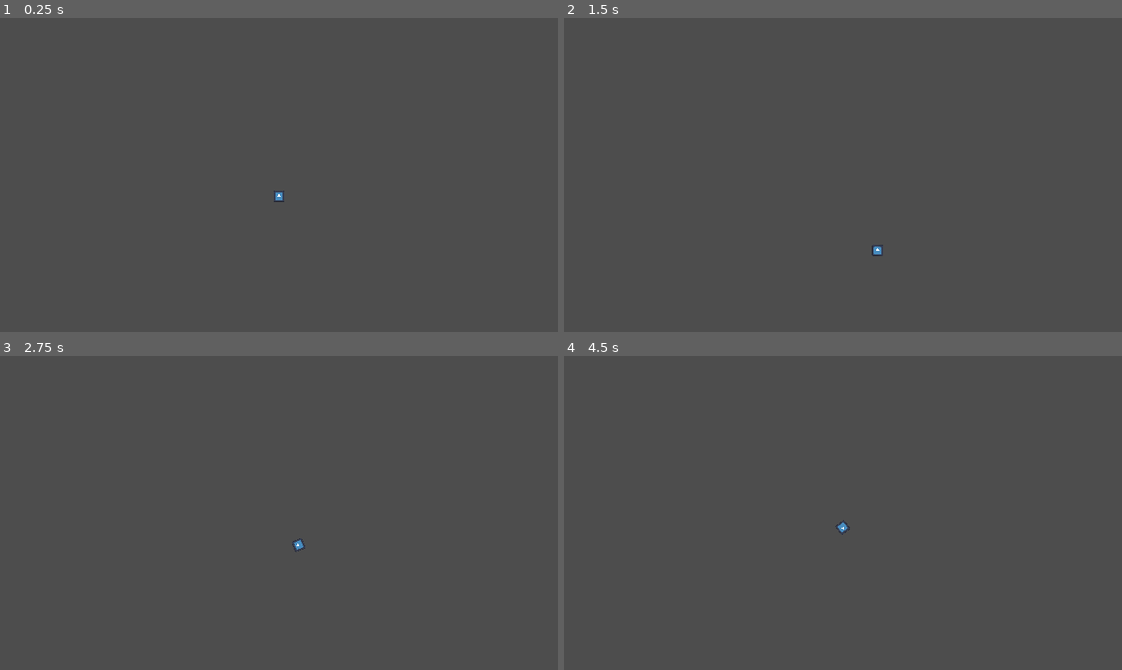
Above: before the commit, frames 1-4 (two rows, left to right).
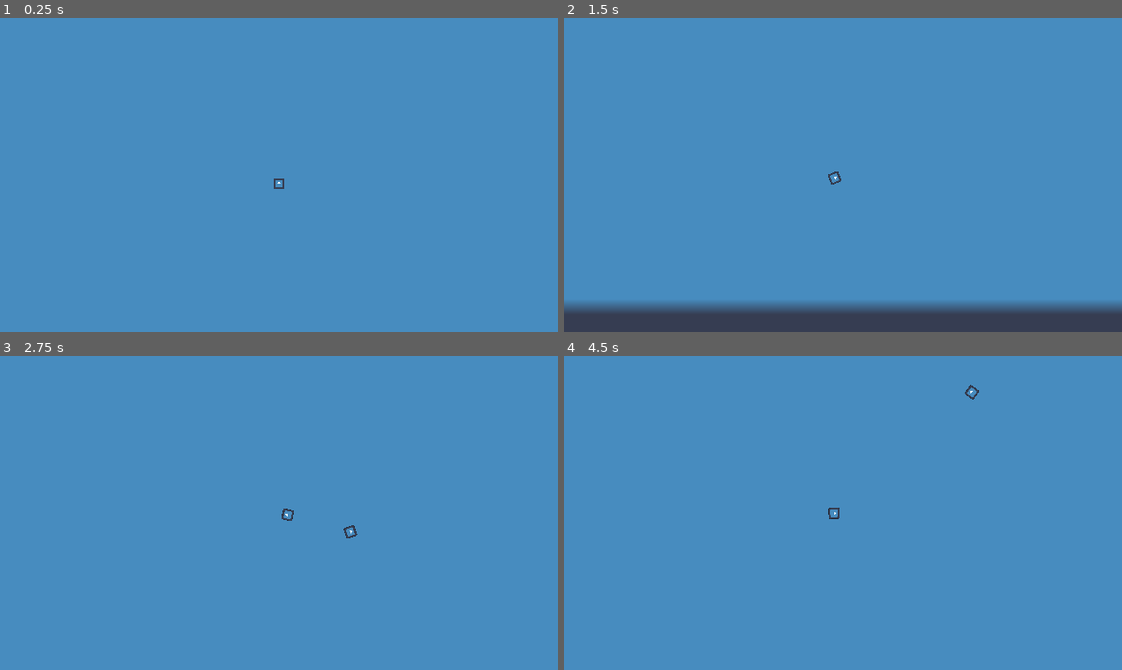
Above: after the commit, the same moments.

Repository: CrankyCranton/Metroidvania-Month-27-Jam
Game: Godot game, scene res://test_world.tscn
The game is run twice, just before and just after one commit, with the same random seed, the same clock (stepped at 60 frames per second) and the same inputs. Before the commit the project has no main scene; this scene is started directly in both runs. The engine's default icon, where the game draws it, is replaced by a stand-in: a white triangle on a blue panel in a dark square.
Inputs:
- Up to frame 1 (0.25 s): no input
- Up to frame 2 (1.5 s): tap Enter at 0.5 s; hold Right (ui_right) from 0.53 s (still down); tap Up (up, bound only after the commit) at 0.6, 0.77, 1.07, 1.35 s
- Up to frame 3 (2.75 s): tap Up (up, bound only after the commit) at 1.52, 1.82, 2.1 s; release Right (ui_right) at 2.03 s; hold Left (ui_left) from 2.03 s (still down)
- Up to frame 4 (4.5 s): release Left (ui_left) at 2.78 s; hold Right (ui_right) 2.78-4.28 s; tap Up (up, bound only after the commit) at 2.85, 3.02, 3.32, 3.6, 3.77, 4.07, 4.35 s; hold Left (ui_left) from 4.28 s (still down)

The runs differ from the first frame. In frame 1, 100% of the frame differs, in the area x 0-100%, y 0-100%; in frame 2, 94%; in frame 3, 100%; in frame 4, 100%.

Commit message:
Helicopter movement prototype

Diff:
--- /dev/null
+++ b/helicopter.gd
@@ -0,0 +1,14 @@
+extends RigidBody2D
+
+
+@export var speed := 4000
+@export var rotate_speed := 5000
+
+@onready var body: RigidBody2D = %Body
+@onready var pin: PinJoint2D = $PinJoint2D
+
+
+func _physics_process(delta: float) -> void:
+	apply_force(Input.get_vector("left", "right", "up", "down") * speed)
+	#apply_force(body.global_position.direction_to(global_position) * Input.get_axis(&"down", &"up") * speed)
+	#body.apply_force(body.transform.x * Input.get_axis(&"left", &"right") * rotate_speed)
--- /dev/null
+++ b/helicopter.tscn
@@ -0,0 +1,56 @@
+[gd_scene load_steps=7 format=3 uid="uid://cplk5wldxrrax"]
+
+[ext_resource type="Script" path="res://helicopter.gd" id="1_2lag7"]
+[ext_resource type="Texture2D" uid="uid://b3p7sxnt5fted" path="res://icon.svg" id="2_ackmb"]
+
+[sub_resource type="PhysicsMaterial" id="PhysicsMaterial_3mkbe"]
+bounce = 0.5
+
+[sub_resource type="CircleShape2D" id="CircleShape2D_untng"]
+radius = 2.0
+
+[sub_resource type="CircleShape2D" id="CircleShape2D_6jnnx"]
+radius = 8.0
+
+[sub_resource type="RectangleShape2D" id="RectangleShape2D_jycqr"]
+size = Vector2(16, 16)
+
+[node name="Helicopter" type="RigidBody2D"]
+collision_layer = 2
+physics_material_override = SubResource("PhysicsMaterial_3mkbe")
+gravity_scale = 0.3
+continuous_cd = 1
+linear_damp = 1.5
+script = ExtResource("1_2lag7")
+
+[node name="CollisionShape2D" type="CollisionShape2D" parent="."]
+shape = SubResource("CircleShape2D_untng")
+
+[node name="PinJoint2D" type="PinJoint2D" parent="."]
+node_a = NodePath("..")
+node_b = NodePath("Body")
+motor_enabled = true
+
+[node name="Body" type="RigidBody2D" parent="PinJoint2D"]
+unique_name_in_owner = true
+position = Vector2(0, 10)
+collision_layer = 2
+physics_material_override = SubResource("PhysicsMaterial_3mkbe")
+center_of_mass_mode = 1
+center_of_mass = Vector2(0, 16)
+continuous_cd = 1
+angular_damp = 10.0
+
+[node name="CollisionShape2D" type="CollisionShape2D" parent="PinJoint2D/Body"]
+shape = SubResource("CircleShape2D_6jnnx")
+
+[node name="CollisionShape2D2" type="CollisionShape2D" parent="PinJoint2D/Body"]
+shape = SubResource("RectangleShape2D_jycqr")
+disabled = true
+
+[node name="Sprite2D" type="Sprite2D" parent="PinJoint2D/Body"]
+unique_name_in_owner = true
+scale = Vector2(0.1, 0.1)
+texture = ExtResource("2_ackmb")
+
+[node name="Camera2D" type="Camera2D" parent="."]
--- a/kinematic_jeep.gd
+++ b/kinematic_jeep.gd
@@ -12,7 +12,7 @@
 
 func _physics_process(delta: float) -> void:
 	if get_slide_collision_count() > 0:
-		throttle = move_toward(throttle, Input.get_axis("ui_left", "ui_right") * SPEED, SPEED * delta)
+		throttle = move_toward(throttle, Input.get_axis(&"left", &"right") * SPEED, SPEED * delta)
 	gravity += get_gravity().y * GRAVITY_SCALE * delta
 	velocity = Vector2(0.0, gravity) + (transform.x * throttle)
 
--- a/project.godot
+++ b/project.godot
@@ -11,6 +11,7 @@
 [application]
 
 config/name="Metroidvania Month 27 Jam"
+run/main_scene="res://test_world.tscn"
 config/features=PackedStringArray("4.3", "GL Compatibility")
 config/icon="res://icon.svg"
 
@@ -21,6 +22,52 @@
 window/size/mode=3
 window/stretch/mode="canvas_items"
 
+[input]
+
+left={
+"deadzone": 0.5,
+"events": [Object(InputEventKey,"resource_local_to_scene":false,"resource_name":"","device":-1,"window_id":0,"alt_pressed":false,"shift_pressed":false,"ctrl_pressed":false,"meta_pressed":false,"pressed":false,"keycode":0,"physical_keycode":4194319,"key_label":0,"unicode":0,"location":0,"echo":false,"script":null)
+, Object(InputEventKey,"resource_local_to_scene":false,"resource_name":"","device":-1,"window_id":0,"alt_pressed":false,"shift_pressed":false,"ctrl_pressed":false,"meta_pressed":false,"pressed":false,"keycode":0,"physical_keycode":65,"key_label":0,"unicode":97,"location":0,"echo":false,"script":null)
+, Object(InputEventJoypadButton,"resource_local_to_scene":false,"resource_name":"","device":-1,"button_index":13,"pressure":0.0,"pressed":true,"script":null)
+, Object(InputEventJoypadMotion,"resource_local_to_scene":false,"resource_name":"","device":-1,"axis":0,"axis_value":-1.0,"script":null)
+, Object(InputEventJoypadMotion,"resource_local_to_scene":false,"resource_name":"","device":-1,"axis":2,"axis_value":-1.0,"script":null)
+]
+}
+right={
+"deadzone": 0.5,
+"events": [Object(InputEventKey,"resource_local_to_scene":false,"resource_name":"","device":-1,"window_id":0,"alt_pressed":false,"shift_pressed":false,"ctrl_pressed":false,"meta_pressed":false,"pressed":false,"keycode":0,"physical_keycode":4194321,"key_label":0,"unicode":0,"location":0,"echo":false,"script":null)
+, Object(InputEventKey,"resource_local_to_scene":false,"resource_name":"","device":-1,"window_id":0,"alt_pressed":false,"shift_pressed":false,"ctrl_pressed":false,"meta_pressed":false,"pressed":false,"keycode":0,"physical_keycode":68,"key_label":0,"unicode":100,"location":0,"echo":false,"script":null)
+, Object(InputEventJoypadButton,"resource_local_to_scene":false,"resource_name":"","device":-1,"button_index":14,"pressure":0.0,"pressed":true,"script":null)
+, Object(InputEventJoypadMotion,"resource_local_to_scene":false,"resource_name":"","device":-1,"axis":0,"axis_value":1.0,"script":null)
+, Object(InputEventJoypadMotion,"resource_local_to_scene":false,"resource_name":"","device":-1,"axis":2,"axis_value":1.0,"script":null)
+]
+}
+up={
+"deadzone": 0.5,
+"events": [Object(InputEventKey,"resource_local_to_scene":false,"resource_name":"","device":-1,"window_id":0,"alt_pressed":false,"shift_pressed":false,"ctrl_pressed":false,"meta_pressed":false,"pressed":false,"keycode":0,"physical_keycode":4194320,"key_label":0,"unicode":0,"location":0,"echo":false,"script":null)
+, Object(InputEventKey,"resource_local_to_scene":false,"resource_name":"","device":-1,"window_id":0,"alt_pressed":false,"shift_pressed":false,"ctrl_pressed":false,"meta_pressed":false,"pressed":false,"keycode":0,"physical_keycode":87,"key_label":0,"unicode":119,"location":0,"echo":false,"script":null)
+, Object(InputEventJoypadButton,"resource_local_to_scene":false,"resource_name":"","device":-1,"button_index":11,"pressure":0.0,"pressed":true,"script":null)
+, Object(InputEventJoypadMotion,"resource_local_to_scene":false,"resource_name":"","device":-1,"axis":1,"axis_value":-1.0,"script":null)
+, Object(InputEventJoypadMotion,"resource_local_to_scene":false,"resource_name":"","device":-1,"axis":3,"axis_value":-1.0,"script":null)
+]
+}
+down={
+"deadzone": 0.5,
+"events": [Object(InputEventKey,"resource_local_to_scene":false,"resource_name":"","device":-1,"window_id":0,"alt_pressed":false,"shift_pressed":false,"ctrl_pressed":false,"meta_pressed":false,"pressed":false,"keycode":0,"physical_keycode":4194322,"key_label":0,"unicode":0,"location":0,"echo":false,"script":null)
+, Object(InputEventKey,"resource_local_to_scene":false,"resource_name":"","device":-1,"window_id":0,"alt_pressed":false,"shift_pressed":false,"ctrl_pressed":false,"meta_pressed":false,"pressed":false,"keycode":0,"physical_keycode":83,"key_label":0,"unicode":115,"location":0,"echo":false,"script":null)
+, Object(InputEventJoypadButton,"resource_local_to_scene":false,"resource_name":"","device":-1,"button_index":12,"pressure":0.0,"pressed":true,"script":null)
+, Object(InputEventJoypadMotion,"resource_local_to_scene":false,"resource_name":"","device":-1,"axis":1,"axis_value":1.0,"script":null)
+, Object(InputEventJoypadMotion,"resource_local_to_scene":false,"resource_name":"","device":-1,"axis":3,"axis_value":1.0,"script":null)
+]
+}
+shoot={
+"deadzone": 0.5,
+"events": [Object(InputEventKey,"resource_local_to_scene":false,"resource_name":"","device":-1,"window_id":0,"alt_pressed":false,"shift_pressed":false,"ctrl_pressed":false,"meta_pressed":false,"pressed":false,"keycode":0,"physical_keycode":32,"key_label":0,"unicode":32,"location":0,"echo":false,"script":null)
+, Object(InputEventJoypadMotion,"resource_local_to_scene":false,"resource_name":"","device":-1,"axis":5,"axis_value":1.0,"script":null)
+, Object(InputEventJoypadMotion,"resource_local_to_scene":false,"resource_name":"","device":-1,"axis":4,"axis_value":1.0,"script":null)
+]
+}
+
 [rendering]
 
 renderer/rendering_method="gl_compatibility"
--- a/rigid_jeep.gd
+++ b/rigid_jeep.gd
@@ -1,14 +1,15 @@
 extends RigidBody2D
 
 
-const SPEED := 1000
-const TURN_SPEED := 2000
+@export var speed := 1000
+@export var turn_speed := 2000
 
 @onready var traction_area: Area2D = $TractionArea
 
 
-func _physics_process(delta: float) -> void:
+func _physics_process(_delta: float) -> void:
+	var input := Input.get_axis(&"left", &"right")
 	if traction_area.get_overlapping_bodies().size() > 0:
-		apply_force(transform.x * Input.get_axis("ui_left", "ui_right") * SPEED)
+		apply_force(transform.x * input * speed)
 	elif get_contact_count() <= 0:
-		apply_torque(Input.get_axis("ui_right", "ui_left") * TURN_SPEED)
+		apply_torque(input * turn_speed)
--- a/rigid_jeep.tscn
+++ b/rigid_jeep.tscn
@@ -36,6 +36,7 @@
 [node name="TractionArea" type="Area2D" parent="."]
 
 [node name="CollisionShape2D" type="CollisionShape2D" parent="TractionArea"]
+position = Vector2(0, 1)
 rotation = 1.57079
 shape = SubResource("CapsuleShape2D_xln8s")
 
--- a/test_world.tscn
+++ b/test_world.tscn
@@ -1,8 +1,15 @@
-[gd_scene load_steps=2 format=3 uid="uid://b32jjq1m0sbq0"]
+[gd_scene load_steps=4 format=3 uid="uid://b32jjq1m0sbq0"]
 
 [ext_resource type="PackedScene" uid="uid://cowdos8vrfhqo" path="res://rigid_jeep.tscn" id="1_31jf1"]
+[ext_resource type="Texture2D" uid="uid://b3p7sxnt5fted" path="res://icon.svg" id="1_47tiq"]
+[ext_resource type="PackedScene" uid="uid://cplk5wldxrrax" path="res://helicopter.tscn" id="2_imhek"]
 
 [node name="TestWorld" type="Node2D"]
+
+[node name="Icon" type="Sprite2D" parent="."]
+position = Vector2(1098.5, -318)
+scale = Vector2(36.5547, 17.6563)
+texture = ExtResource("1_47tiq")
 
 [node name="StaticBody2D" type="StaticBody2D" parent="."]
 position = Vector2(-478, -475)
@@ -16,5 +23,8 @@
 [node name="CollisionPolygon2D2" type="CollisionPolygon2D" parent="StaticBody2D"]
 polygon = PackedVector2Array(3369, 325, 3380, 597, 2731, 588, 2738, 367, 2797, 526, 3180, 535, 3245, 514, 3294, 474, 3318, 426)
 
+[node name="Helicopter" parent="." instance=ExtResource("2_imhek")]
+position = Vector2(31, 4)
+
 [node name="RigidJeep" parent="." instance=ExtResource("1_31jf1")]
 position = Vector2(-550, 204)
